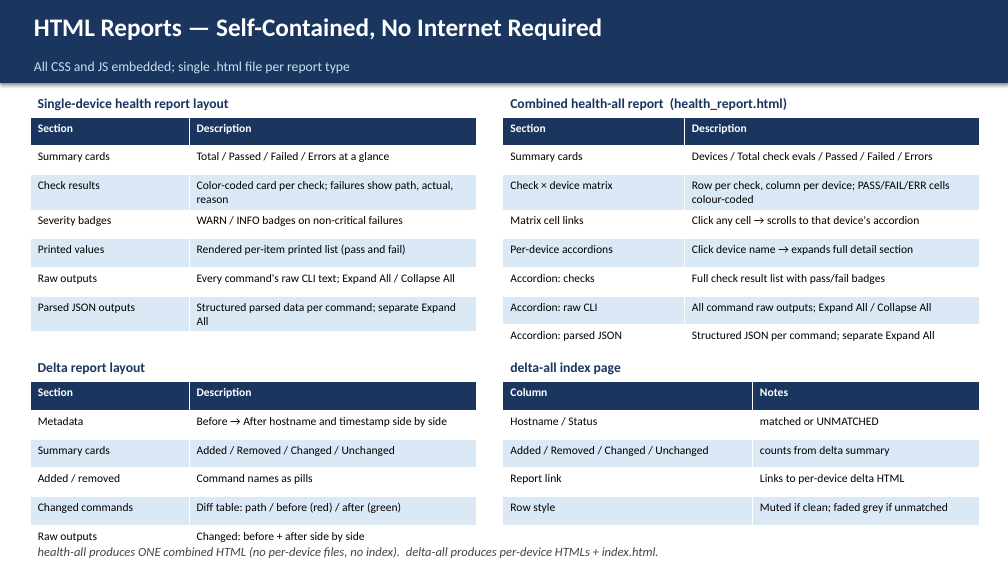
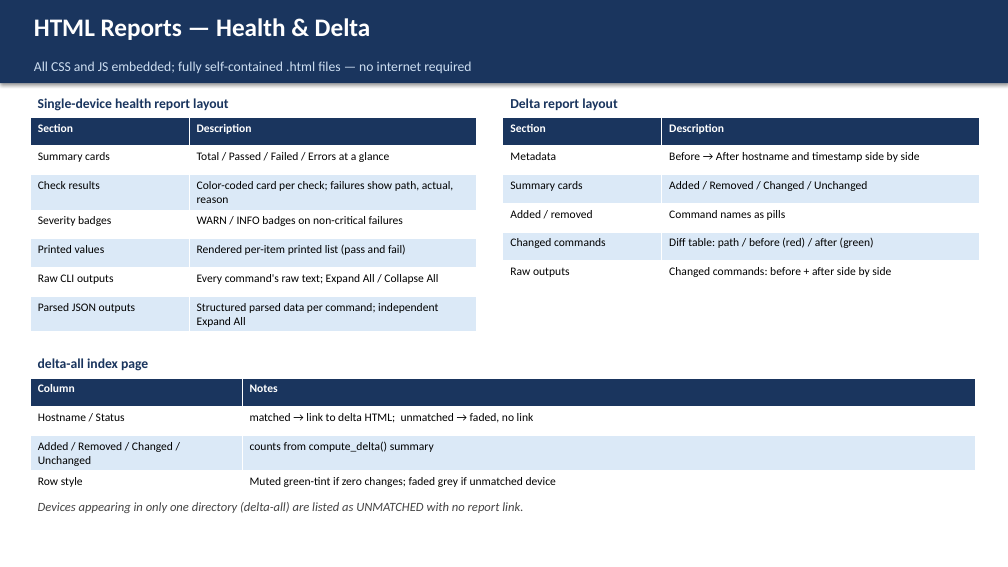
Before and after one commit to omi23484/checklist-project, a slide deck: slide 22 of network_cli_parser/PARSER_SOP.pptx. Drawn at 1008x567 pixels with LibreOffice and Linux fonts; fonts in the diff are those of the drawing. Boxes give left, top, right and bottom in pixels: in the first picture for what was removed or moved away, otherwise in the second. Text is boxed around its words. In the diff, an @@ line names an element or a change of style, - is before the commit and + after.

```diff
--- a/network_cli_parser/PARSER_SOP.pptx
+++ b/network_cli_parser/PARSER_SOP.pptx
@@ text at (x1=34, y1=18, x2=371, y2=40): text changed @@
-HTML Reports — Self-Contained, No Internet Required
+HTML Reports — Health & Delta
@@ text at (x1=34, y1=61, x2=471, y2=73): text changed @@
-All CSS and JS embedded; single .html file per report type
+All CSS and JS embedded; fully self-contained .html files — no internet required
@@ table at (x1=30, y1=117, x2=476, y2=331) @@
-row 6, column 1: Raw outputs
+row 6, column 1: Raw CLI outputs
-row 6, column 2: Every command's raw CLI text; Expand All / Collapse All
+row 6, column 2: Every command's raw text; Expand All / Collapse All
-row 7, column 2: Structured parsed data per command; separate Expand All
+row 7, column 2: Structured parsed data per command; independent Expand All
@@ table at (x1=503, y1=117, x2=979, y2=290) @@
-row 6, column 2: Changed: before + after side by side
+row 6, column 2: Changed commands: before + after side by side
@@ table resized from (x1=30, y1=382, x2=476, y2=554) to (x1=503, y1=117, x2=979, y2=290) @@
@@ table removed at (x1=503, y1=117, x2=979, y2=347), 8 rows, 2 columns @@
-Section | Description
-Summary cards | Devices / Total check evals / Passed / Failed / Errors
-Check × device matrix | Row per check, column per device; PASS/FAIL/ERR cells colour-coded
-Matrix cell links | Click any cell → scrolls to that device's accordion
-Per-device accordions | Click device name → expands full detail section
-Accordion: checks | Full check result list with pass/fail badges
-Accordion: raw CLI | All command raw outputs; Expand All / Collapse All
-Accordion: parsed JSON | Structured JSON per command; separate Expand All
@@ text at (x1=510, y1=98, x2=617, y2=110): text changed @@
-Combined health-all report (health_report.html)
+Delta report layout
@@ text "delta-all index page" moved from (x1=510, y1=362, x2=621, y2=375) to (x1=38, y1=358, x2=148, y2=371) @@
@@ table at (x1=30, y1=378, x2=975, y2=493) @@
-row 2: Hostname / Status | matched or UNMATCHED
-row 3: Added / Removed / Changed / Unchanged | counts from delta summary
-row 4: Report link | Links to per-device delta HTML
-row 5: Row style | Muted if clean; faded grey if unmatched
+row 2: Hostname / Status | matched → link to delta HTML; unmatched → faded, no link
+row 3: Added / Removed / Changed / Unchanged | counts from compute_delta() summary
+row 4: Row style | Muted green-tint if zero changes; faded grey if unmatched device
@@ table resized from (x1=503, y1=382, x2=979, y2=526) to (x1=30, y1=378, x2=975, y2=493) @@
@@ text removed at (x1=38, y1=362, x2=145, y2=374) @@
-Delta report layout
@@ text added at (x1=38, y1=502, x2=523, y2=513), 12 pt, text #444444, italic @@
+Devices appearing in only one directory (delta-all) are listed as UNMATCHED with no report link.
@@ text removed at (x1=38, y1=547, x2=659, y2=558) @@
-health-all produces ONE combined HTML (no per-device files, no index). delta-all produces per-device HTMLs + index.html.
```
Also in this commit, not shown: 1 slide added, 1 other file.
